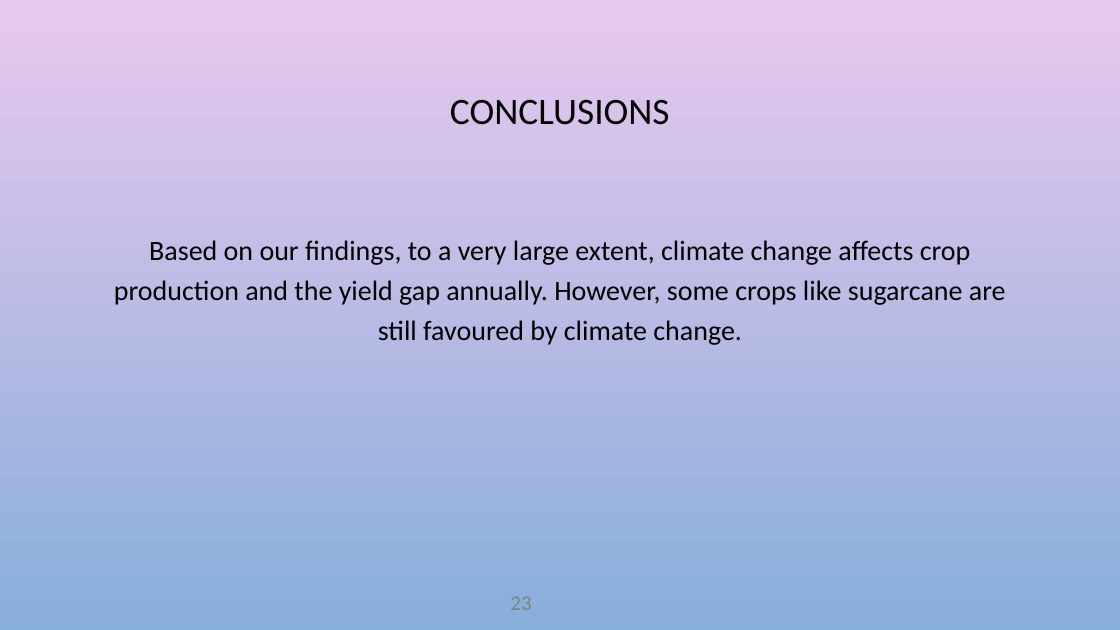
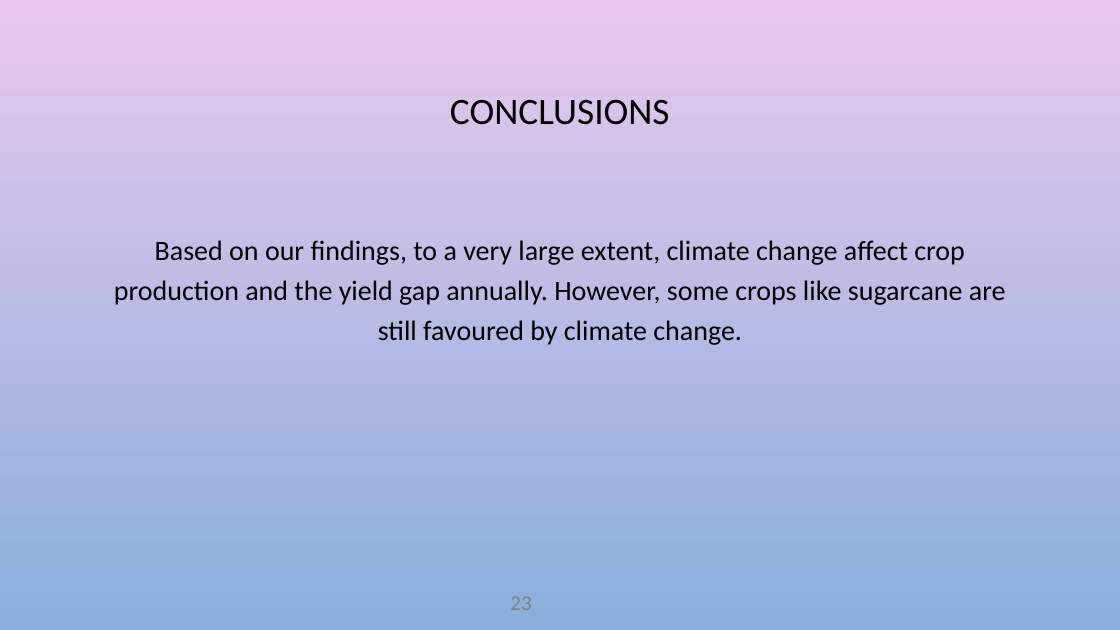
Before and after one commit to Women-Techsters-Fellowship-2021/Climate-Change-and-Crop-Production, a slide deck: slide 23 of Climate Change and It's effect on Crop yeild/Climate change and its effect on crop yield.pptx. Drawn at 1120x630 pixels with LibreOffice and Linux fonts; fonts in the diff are those of the drawing; background and template pictures are left out. Boxes give left, top, right and bottom in pixels: in the first picture for what was removed or moved away, otherwise in the second. Text is boxed around its words. In the diff, an @@ line names an element or a change of style, - is before the commit and + after.

```diff
--- a/Climate Change and It's effect on Crop yeild/Climate change and its effect on crop yield.pptx
+++ b/Climate Change and It's effect on Crop yeild/Climate change and its effect on crop yield.pptx
@@ text at (x1=114, y1=240, x2=1006, y2=345): text changed @@
-Based on our findings, to a very large extent, climate change affects crop production and the yield gap annually. However, some crops like sugarcane are still favoured by climate change.
+Based on our findings, to a very large extent, climate change affect crop production and the yield gap annually. However, some crops like sugarcane are still favoured by climate change.
```
Also in this commit, not shown: 7 other slides changed, 3 other files.
